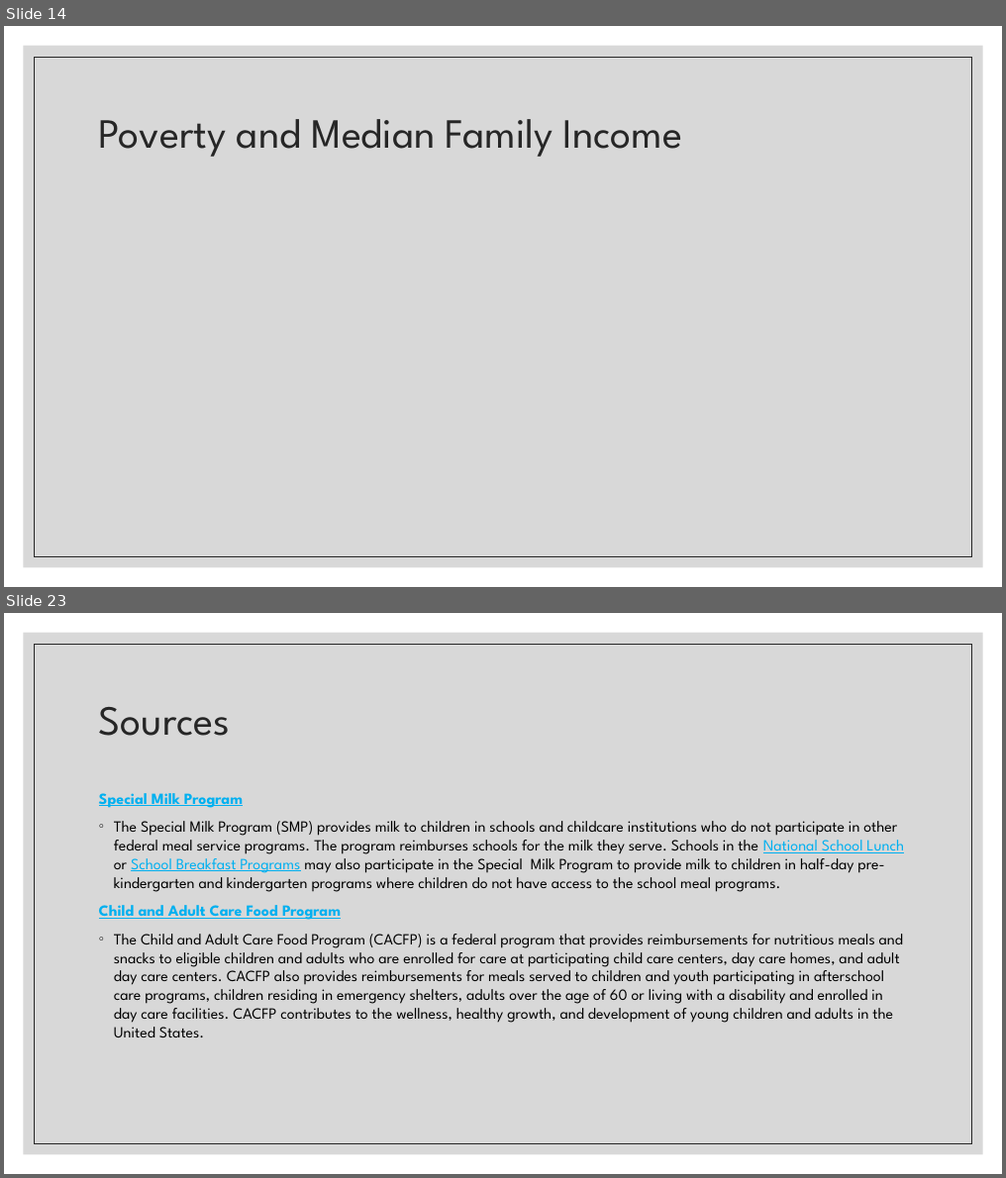
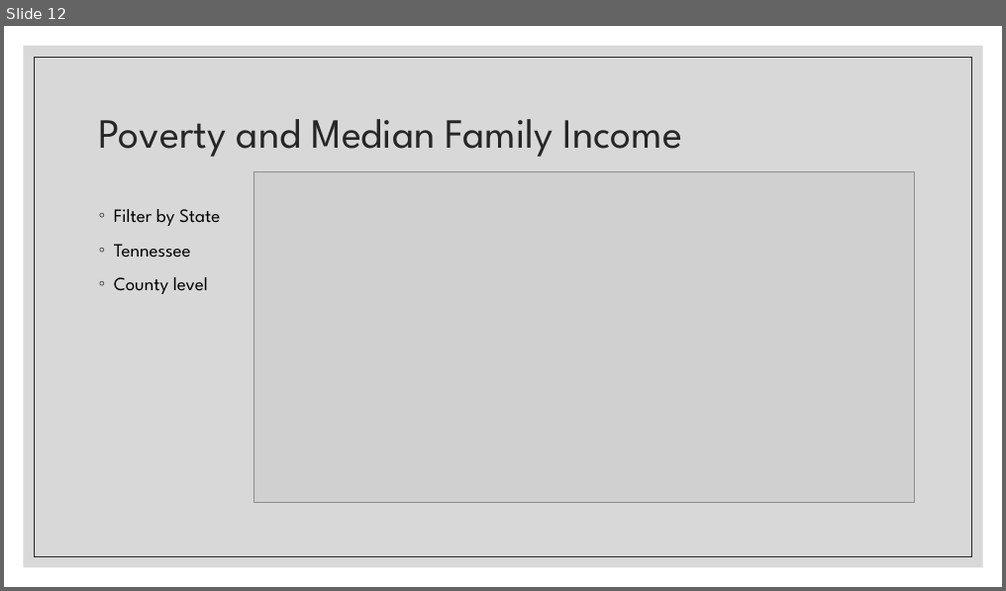
Before and after one commit to annrinTN/capstone_annrumsey, a slide deck: NSS Capstone Ann Rumsey.pptx. Shown one above the other, each under a label of ours: slides 14 and 23 before the commit, slide 12 after it; the slides between them are not shown. The pictures are 1006x1178 and 1006x591 pixels, drawn with LibreOffice and Linux fonts; fonts in the diff are those of the drawing; grey boxes stand for pictures. Boxes give left, top, right and bottom in pixels: in the first picture for what was removed or moved away, otherwise in the second. Text is boxed around its words. In the diff, an @@ line names an element or a change of style, - is before the commit and + after.

```diff
--- a/NSS Capstone Ann Rumsey.pptx
+++ b/NSS Capstone Ann Rumsey.pptx
@@ slide 23 removed at [4, 613, 1002, 1174], background #FFFFFF; not listed: 2 template elements that a slide beside it also shows @@
@@ title removed at [99, 707, 230, 736] @@
-Sources
@@ text removed at [99, 793, 904, 1038] @@
-Special Milk Program
-◦ The Special Milk Program (SMP) provides milk to children in schools and childcare institutions who do not participate in other federal meal service programs. The program reimburses schools for the milk they serve. Schools in the National School Lunch or School Breakfast Programs may also participate in the Special Milk Program to provide milk to children in half-day pre-kindergarten and kindergarten programs where children do not have access to the school meal programs.
-Child and Adult Care Food Program
-◦ The Child and Adult Care Food Program (CACFP) is a federal program that provides reimbursements for nutritious meals and snacks to eligible children and adults who are enrolled for care at participating child care centers, day care homes, and adult day care centers. CACFP also provides reimbursements for meals served to children and youth participating in afterschool care programs, children residing in emergency shelters, adults over the age of 60 or living with a disability and enrolled in day care facilities. CACFP contributes to the wellness, healthy growth, and development of young children and adults in the United States.
@@ what was slide 14 is now slide 12 @@
@@ slide 12 changed as well @@
@@ picture added at [253, 172, 915, 503] @@
@@ text added at [114, 209, 220, 294], 18 pt, text #000000 @@
+◦ Filter by State
+◦ Tennessee
+◦ County level
```
Also in this commit, not shown: 5 other slides changed, 7 slides added, 14 other slides removed, 8 other files.
